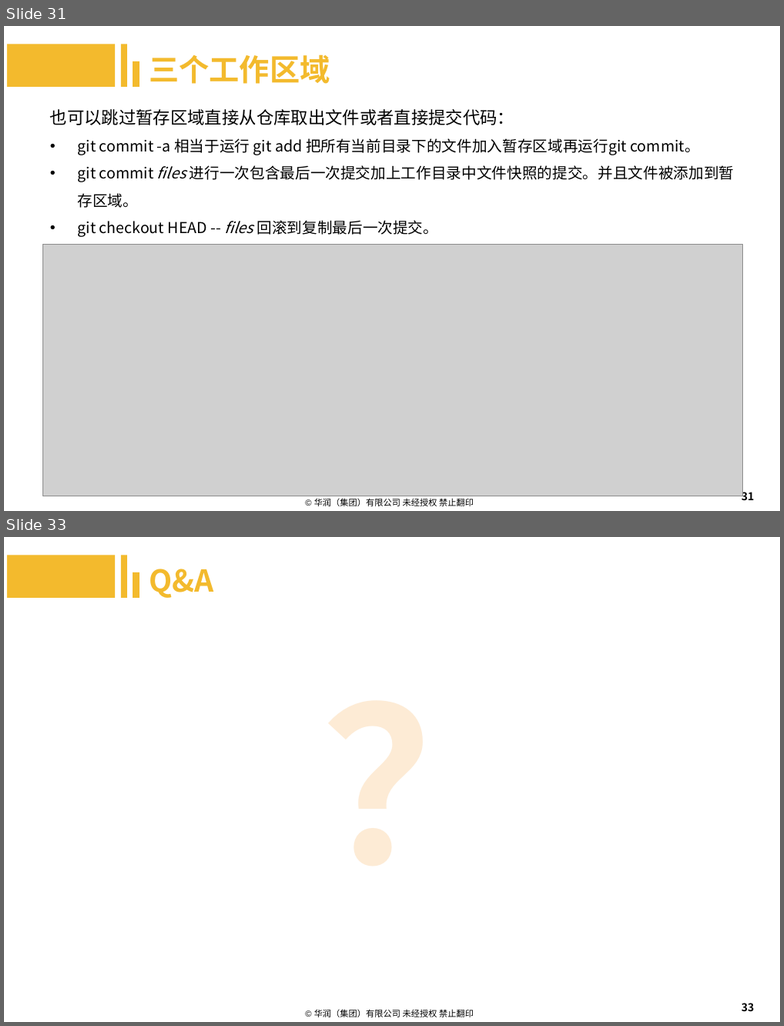
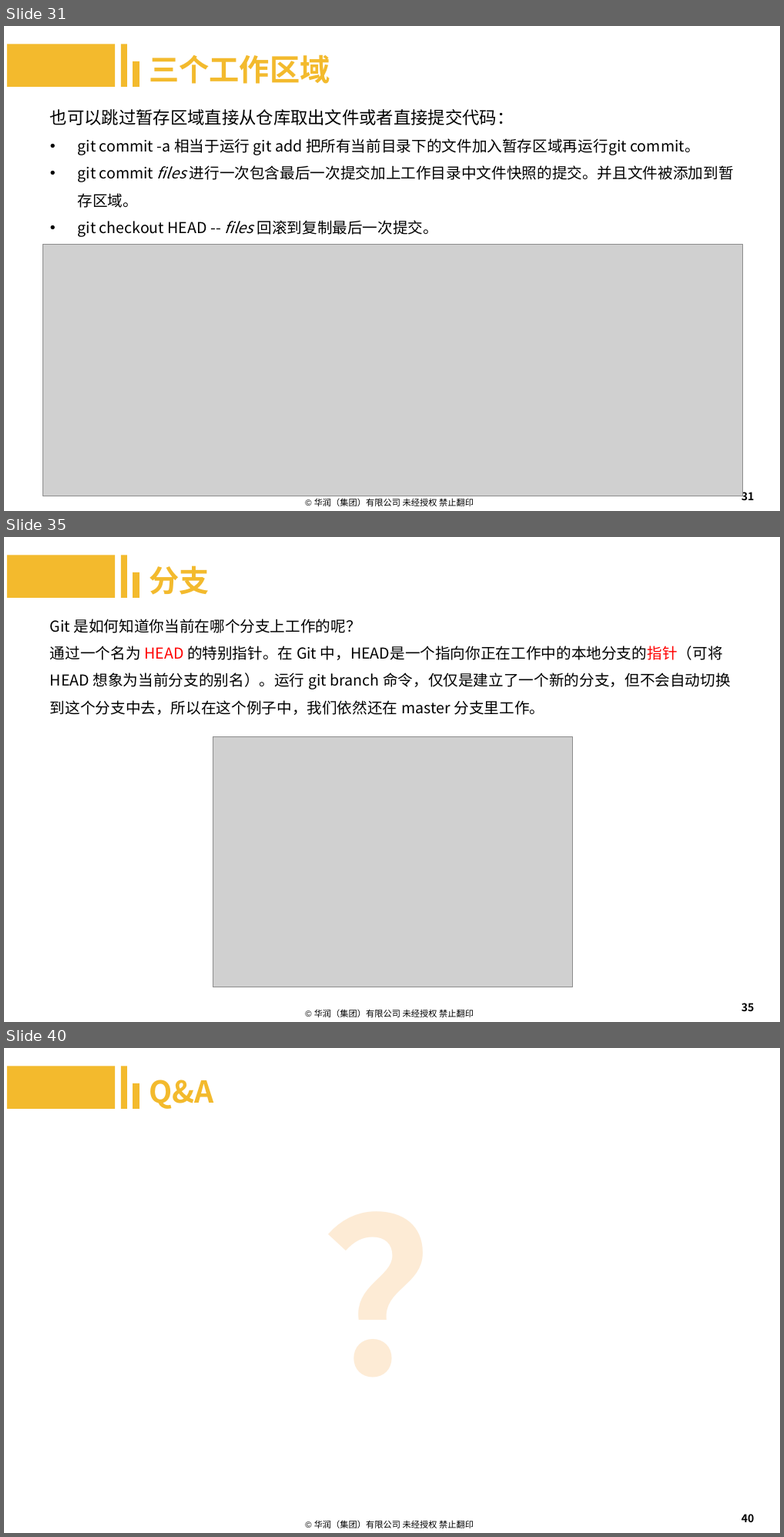
Before and after one commit to machenzhao/git-present, a slide deck: Git.pptx. Shown one above the other, each under a label of ours: slides 31 and 33 before the commit, slides 31, 35 and 40 after it; the slides between them are not shown. The pictures are 784x1026 and 784x1537 pixels, drawn with LibreOffice and Linux fonts; fonts in the diff are those of the drawing; grey boxes stand for pictures; background and template pictures are left out. Boxes give left, top, right and bottom in pixels: in the first picture for what was removed or moved away, otherwise in the second. Text is boxed around its words. In the diff, an @@ line names an element or a change of style, - is before the commit and + after.

Commit message:
更新分支和HEAD

```diff
--- a/Git.pptx
+++ b/Git.pptx
@@ slide 35 added at box(4, 537, 780, 1022), background #FFFFFF; not listed: 1 template element that a slide beside it also shows @@
@@ rectangle added at box(7, 555, 115, 598), fill #F3BA2D @@
@@ rectangle added at box(121, 555, 127, 598), fill #F3BA2D @@
@@ rectangle added at box(133, 572, 140, 599), fill #F3BA2D @@
@@ text added at box(149, 565, 209, 595), 28 pt, text #F3BA2D, bold @@
+分支
@@ text added at box(50, 619, 731, 715), 14 pt, text #000000 @@
+Git 是如何知道你当前在哪个分支上工作的呢？
+通过一个名为 HEAD 的特别指针。在 Git 中，HEAD是一个指向你正在工作中的本地分支的指针（可将 HEAD 想象为当前分支的别名）。运行 git branch 命令，仅仅是建立了一个新的分支，但不会自动切换到这个分支中去，所以在这个例子中，我们依然还在 master 分支里工作。
@@ picture added at box(213, 736, 573, 987) @@
@@ page number added at box(742, 1003, 754, 1011), 10 pt, text #000000 @@
+35
@@ what was slide 33 is now slide 40 @@
@@ page number at box(742, 1514, 754, 1522): text changed @@
-33
+40
```
Also in this commit, not shown: 7 other slides added, 1 slide removed.
